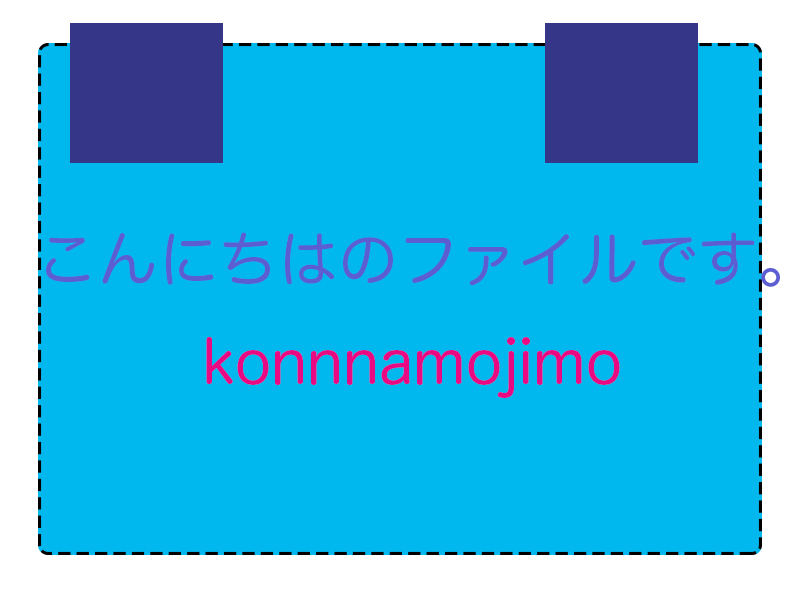
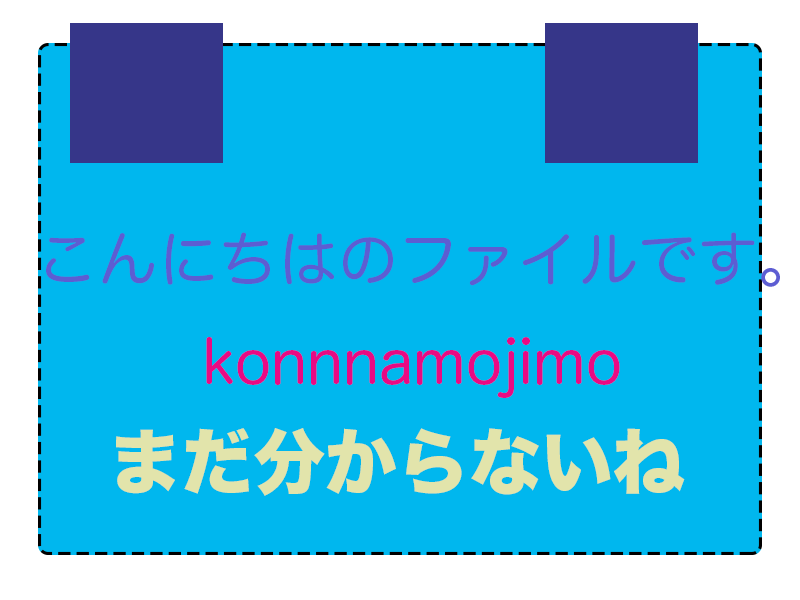
Layered file, before and after one edit (800 x 600). Changes by layer:
added layer "まだ分からないね" above "レイヤー 1 のコピー" over box(116, 428, 685, 496)
